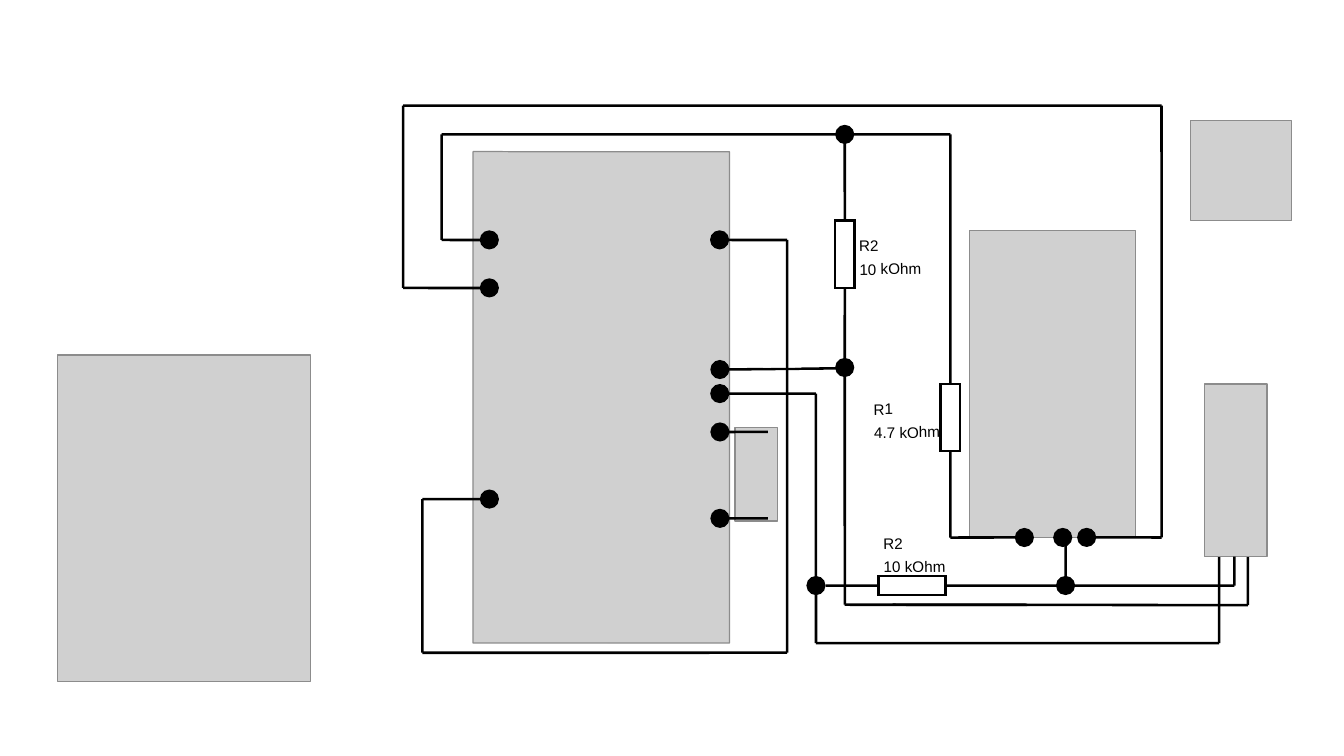
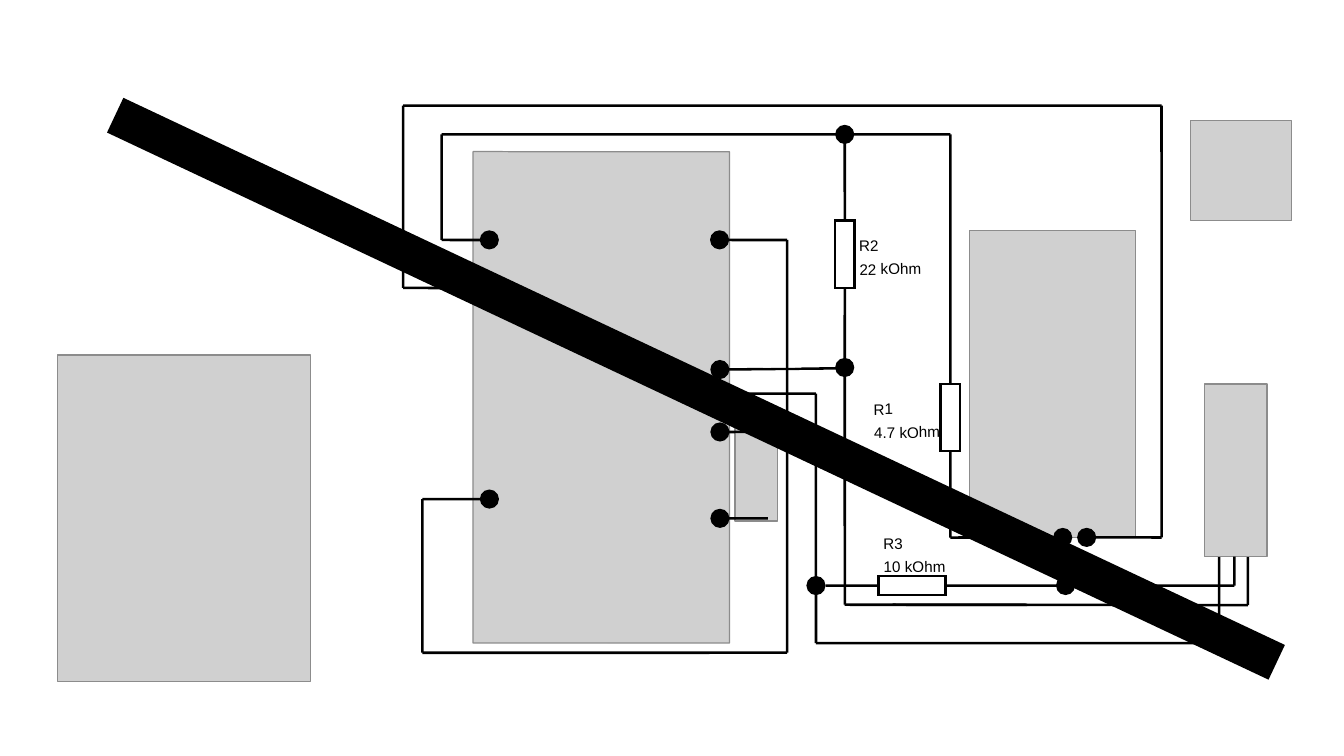
Before and after one commit to Noschvie/shrdzm, a slide deck: slide 20 of hardware/Wiring.odp. Drawn at 1344x756 pixels with LibreOffice and Linux fonts; fonts in the diff are those of the drawing; grey boxes stand for pictures. Boxes give left, top, right and bottom in pixels: in the first picture for what was removed or moved away, otherwise in the second. Text is boxed around its words. In the diff, an @@ line names an element or a change of style, - is before the commit and + after.

```diff
--- a/hardware/Wiring.odp
+++ b/hardware/Wiring.odp
@@ line added from (115, 115) to (1277, 662), #000000 22.68 pt @@
@@ text at <box>860,263,922,275</box>: text changed @@
-10 kOhm
+22 kOhm
@@ text at <box>883,538,902,549</box>: text changed @@
-R2
+R3
```
Also in this commit, not shown: 2 slides added, 1 other file.
